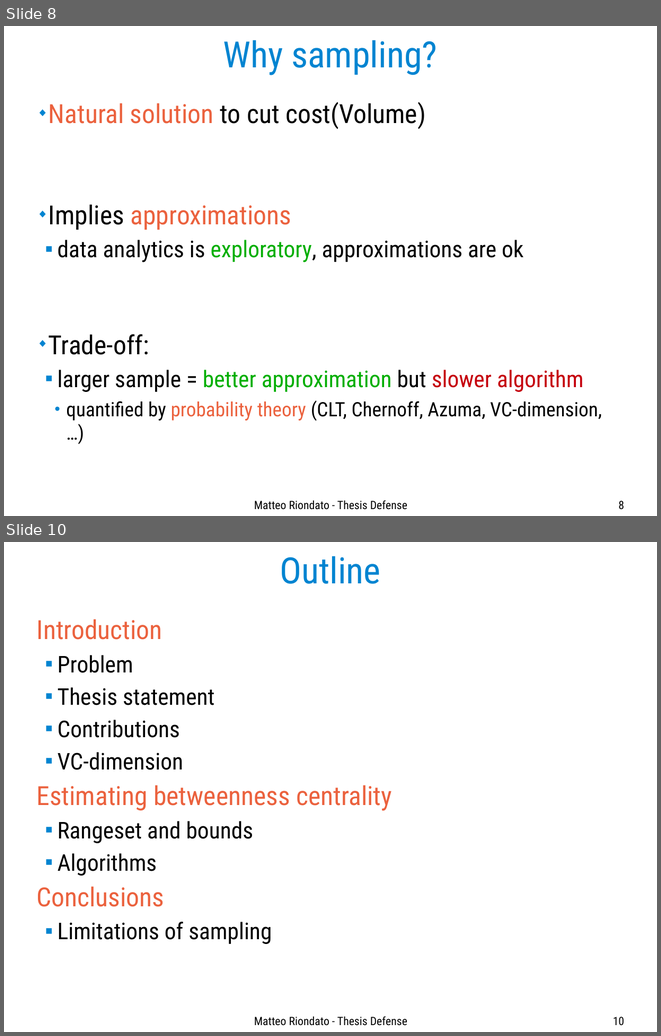
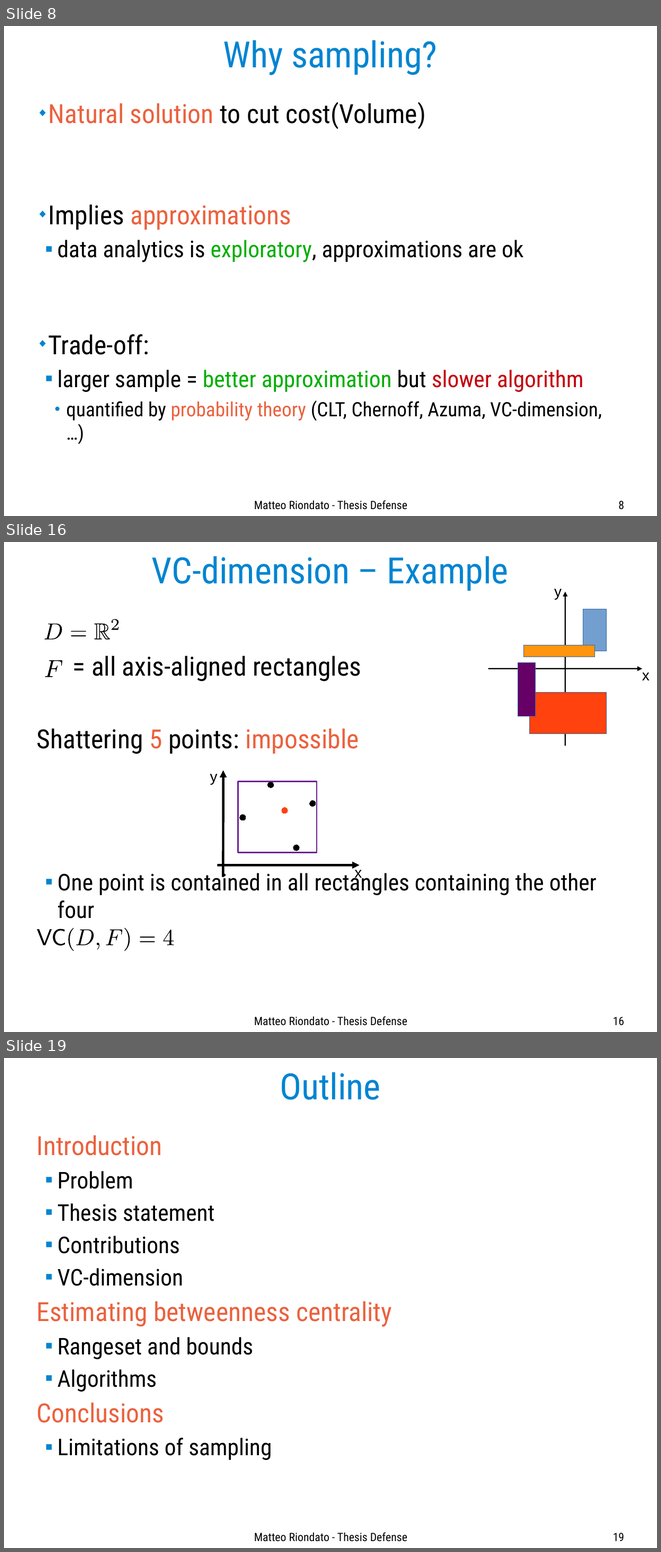
Before and after one commit to ZhizhongIsaacChen/dissertation, a slide deck: defense/Defense-talk.odp. Shown one above the other, each under a label of ours: slides 8 and 10 before the commit, slides 8, 16 and 19 after it; the slides between them are not shown. The pictures are 661x1036 and 661x1552 pixels, drawn with LibreOffice and Linux fonts; fonts in the diff are those of the drawing. Boxes give left, top, right and bottom in pixels: in the first picture for what was removed or moved away, otherwise in the second. Text is boxed around its words. In the diff, an @@ line names an element or a change of style, - is before the commit and + after.

```diff
--- a/defense/Defense-talk.odp
+++ b/defense/Defense-talk.odp
@@ slide 16 added at bbox=[4, 542, 657, 1032], background #FFFFFF @@
@@ title added at bbox=[152, 556, 509, 591], 44 pt, text #0084D1 @@
+VC-dimension – Example
@@ text added at bbox=[554, 589, 562, 599], 18 pt, text #000000 @@
+y
@@ arrow added from (565, 746) to (565, 592), #000000 1.45 pt @@
@@ group added at bbox=[43, 619, 120, 640]: 5 freeform shapes @@
@@ rectangle added at bbox=[583, 609, 607, 651], fill #729FCF, outline #3465A4 0 pt @@
@@ rectangle added at bbox=[523, 645, 595, 657], fill #FF950E, outline #3465A4 0 pt @@
@@ text added at bbox=[37, 655, 597, 918], 28 pt, text #000000 @@
+= all axis-aligned rectangles
+Shattering 5 points: impossible
+  ■ One point is contained in all rectangles containing the other four
@@ freeform shape added at bbox=[44, 660, 63, 677], fill #FFFFFF @@
@@ freeform shape added at bbox=[45, 661, 63, 677], fill #000000 @@
@@ arrow added from (488, 669) to (642, 669), #000000 1.45 pt @@
@@ rectangle added at bbox=[518, 663, 536, 716], fill #660066, outline #3465A4 0 pt @@
@@ text added at bbox=[642, 672, 650, 680], 18 pt, text #000000 @@
+x
@@ rectangle added at bbox=[530, 693, 607, 734], fill #FF420E, outline #3465A4 0 pt @@
@@ text added at bbox=[210, 774, 218, 784], 18 pt, text #000000 @@
+y
@@ arrow added from (223, 877) to (223, 770), #000000 2.89 pt @@
@@ rectangle added at bbox=[238, 782, 317, 853], outline #6B2394 1.45 pt @@
@@ ellipse added at bbox=[267, 782, 274, 788], fill #000000, outline #000000 0 pt @@
@@ ellipse added at bbox=[282, 808, 288, 813], fill #FF420E, outline #FF420E 0 pt @@
@@ ellipse added at bbox=[310, 800, 316, 806], fill #000000, outline #000000 0 pt @@
@@ ellipse added at bbox=[240, 814, 246, 820], fill #000000, outline #000000 0 pt @@
@@ ellipse added at bbox=[294, 845, 300, 850], fill #000000, outline #000000 0 pt @@
@@ arrow added from (217, 865) to (360, 865), #000000 2.89 pt @@
@@ text added at bbox=[354, 866, 362, 880], 18 pt, text #000000 @@
+x
@@ group added at bbox=[36, 928, 174, 951]: 10 freeform shapes @@
@@ text added at bbox=[254, 1016, 407, 1025], 14 pt, text #000000 @@
+Matteo Riondato - Thesis Defense
@@ page number added at bbox=[613, 1016, 624, 1025], 14 pt, text #000000 @@
+16
@@ what was slide 10 is now slide 19 @@
@@ page number at bbox=[613, 1532, 624, 1541]: text changed @@
-10
+19
```
Also in this commit, not shown: 1 slide changed, 8 other slides added.
